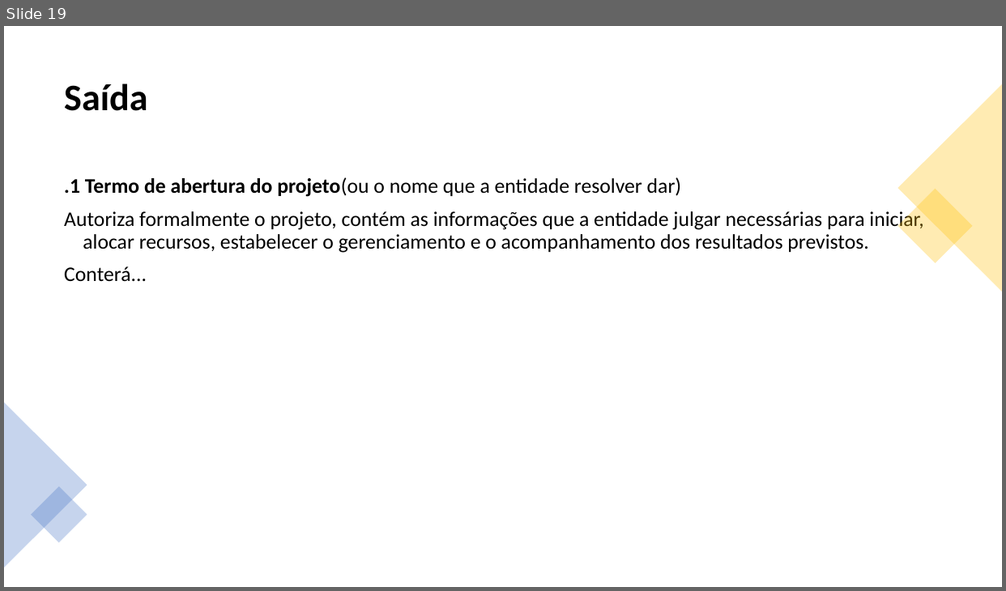
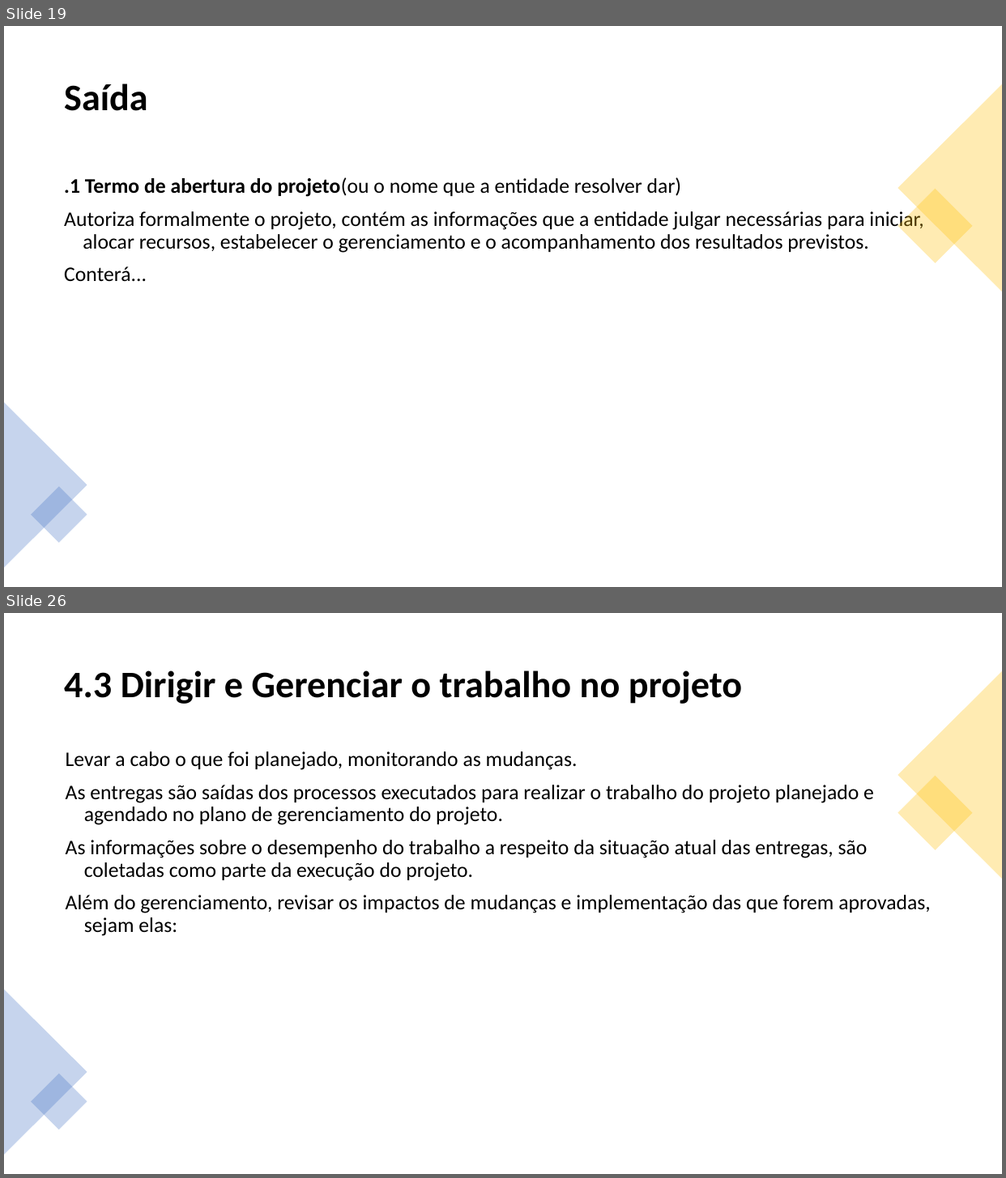
Before and after one commit to jharbes/ADMINISTRACAO-DE-REDES, a slide deck: RELATORIO PROVA P2/relatorio-pmbok-capitulo4-jharbes.pptx. Shown one above the other, each under a label of ours: slide 19 before the commit, slides 19 and 26 after it; the slides between them are not shown. The pictures are 1006x591 and 1006x1178 pixels, drawn with LibreOffice and Linux fonts; fonts in the diff are those of the drawing. Boxes give left, top, right and bottom in pixels: in the first picture for what was removed or moved away, otherwise in the second. Text is boxed around its words. In the diff, an @@ line names an element or a change of style, - is before the commit and + after.

```diff
--- a/RELATORIO PROVA P2/relatorio-pmbok-capitulo4-jharbes.pptx
+++ b/RELATORIO PROVA P2/relatorio-pmbok-capitulo4-jharbes.pptx
@@ slide 26 added at (x1=4, y1=613, x2=1002, y2=1174), background #FFFFFF @@
@@ title added at (x1=64, y1=671, x2=742, y2=704), 36 pt, text #000000, bold @@
+4.3 Dirigir e Gerenciar o trabalho no projeto
@@ triangle added at (x1=898, y1=671, x2=1002, y2=879), fill #FFC000 at 30% opacity @@
@@ text added at (x1=66, y1=752, x2=931, y2=936), 20 pt, text #000000 @@
+Levar a cabo o que foi planejado, monitorando as mudanças.
+As entregas são saídas dos processos executados para realizar o trabalho do projeto planejado e agendado no plano de gerenciamento do projeto.
+As informações sobre o desempenho do trabalho a respeito da situação atual das entregas, são coletadas como parte da execução do projeto.
+Além do gerenciamento, revisar os impactos de mudanças e implementação das que forem aprovadas, sejam elas:
@@ rectangle added at (x1=898, y1=776, x2=974, y2=851), fill #FFC000 at 30% opacity @@
@@ triangle added at (x1=4, y1=990, x2=87, y2=1155), fill #4472C4 at 30% opacity @@
@@ rectangle added at (x1=31, y1=1073, x2=87, y2=1130), fill #4472C4 at 30% opacity @@
```
Also in this commit, not shown: 8 other slides added.
